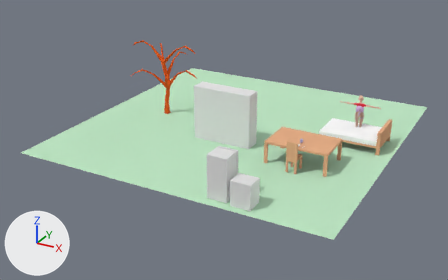
The Blender file OBJECTS VOLUME 1/OPEN_SORCER_ZMOD2.blend, before and after one commit.
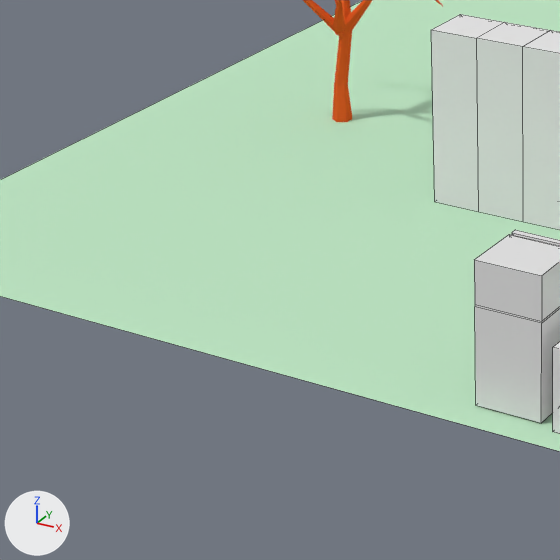
Each version is shown whole from a camera (50 mm lens) standing at (13.9, -27.23, 12.7) and looking at (-0.34, -1.33, -0.25), then close up on the part from 15% to 52% of the width and 28% to 87% of the height. Every picture has the same lights, and +X, +Y and +Z are marked at lower left. The close-ups show mesh edges as thin lines.

The first close-up shows 'Arvore.001', 'Geladeira', 'Plane', 'guarda roupa'.
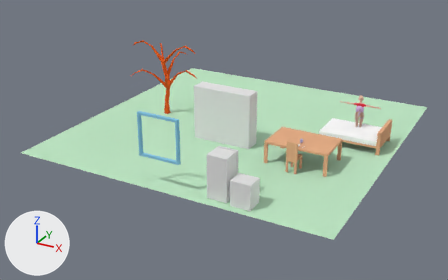
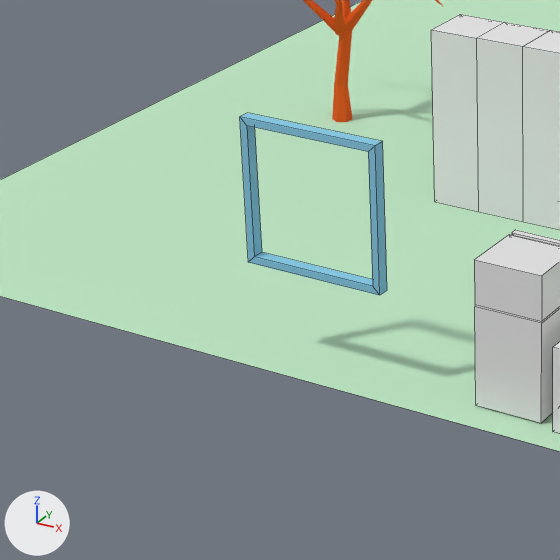
Pixel boxes [x1, y1, x2, y2] of what changed, in the close-ups (560 x 560 px):
'quadro', added (cyan): after [240, 113, 387, 295]

Edits to the bpy script that builds the scene:
```text
Add mat_material_007:
    mat_material_007 = diffuse_material('Material.007')
    mat_material_007.base_color = (0.252, 0.605, 0.8)  # cyan #89cce7
Add me_quadro:
    me_quadro.from_pydata([(1.0, -1.25, -2.54), (1.0, -1.42, -2.54), (-1.0, -1.42, -2.54), (-1.0, -1.25, -2.54), (1.0, -1.25, -0.54), (0.9, -1.25, -2.43), (0.9, -1.25, -0.63), (-1.0, -1.25, -0.54), (1.0, -1.42, -0.54), (-1.0, -1.42, -0.54), (0.9, -1.42, -0.63), (0.9, -1.42, -2.43), (-0.9, -1.25, -2.43), (-0.9, -1.25, -0.63), (-0.9, -1.42, -0.63), (-0.9, -1.42, -2.43)], [], [(0, 1, 2, 3), (2, 9, 7, 3), (0, 4, 8, 1), (8, 4, 7, 9), (11, 10, 6, 5), (5, 12, 15, 11), (10, 14, 13, 6), (15, 12, 13, 14), (3, 7, 13, 12), (4, 0, 5, 6), (7, 4, 6, 13), (0, 3, 12, 5), (9, 14, 10, 8), (8, 10, 11, 1), (1, 11, 15, 2), (9, 2, 15, 14)])
    me_quadro.materials.append(mat_material_007)  # cyan #89cce7
Add ob_quadro:
    ob_quadro = bpy.data.objects.new('quadro', me_quadro)
    ob_quadro.location = (0.0, -6.29, 3.87)
```
